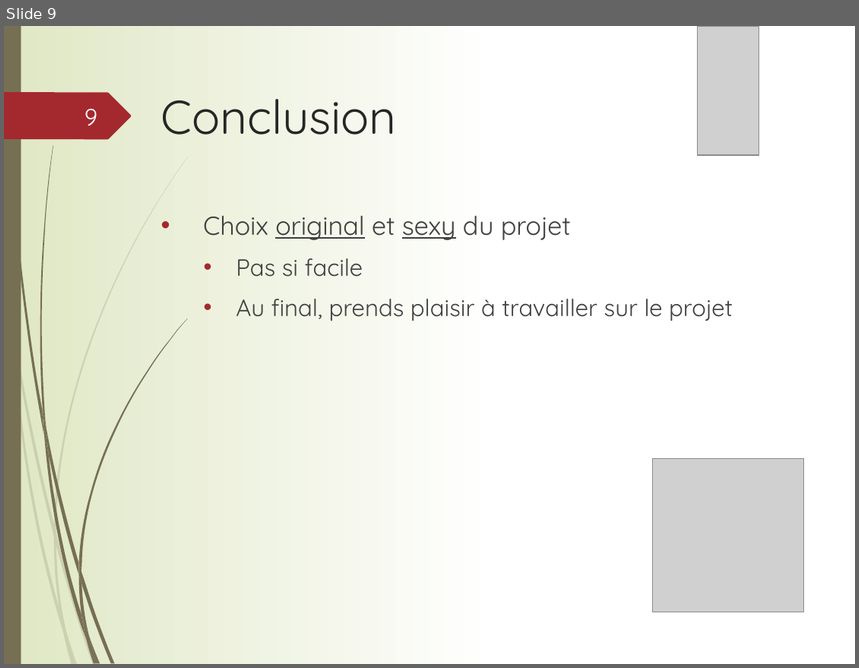
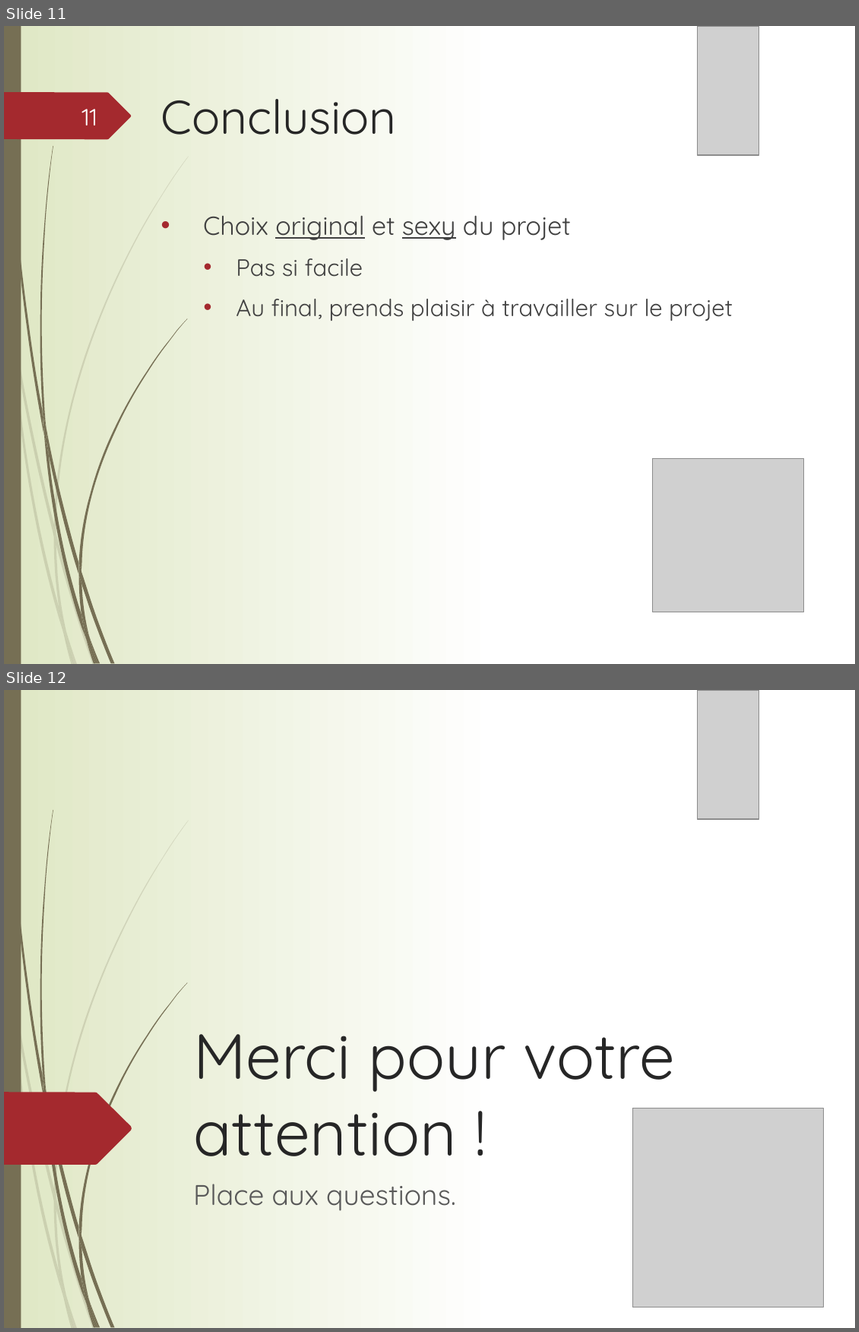
Before and after one commit to jermoret/KillerVsHealer, a slide deck: Presentation/KillerVsHealer.pptx. Shown one above the other, each under a label of ours: slide 9 before the commit, slides 11 and 12 after it. The pictures are 859x668 and 859x1332 pixels, drawn with LibreOffice and Linux fonts; fonts in the diff are those of the drawing; grey boxes stand for pictures. Boxes give left, top, right and bottom in pixels: in the first picture for what was removed or moved away, otherwise in the second. Text is boxed around its words. In the diff, an @@ line names an element or a change of style, - is before the commit and + after.

```diff
--- a/Presentation/KillerVsHealer.pptx
+++ b/Presentation/KillerVsHealer.pptx
@@ slide 12 added at (4,690,855,1328), background gradient #FFFFFF to #DFE8C4; not listed: 23 template elements that a slide beside it also shows @@
@@ picture added at (698,690,759,819) @@
@@ title added at (193,1034,675,1157), 54 pt, text #262626 @@
+Merci pour votre attention !
@@ freeform shape added at (4,1093,132,1165), fill #A4292E @@
@@ picture added at (633,1109,824,1308) @@
@@ subtitle added at (193,1184,456,1211), 24 pt, text #595959 @@
+Place aux questions.
@@ what was slide 9 is now slide 11 @@
@@ page number at (82,109,97,126): text changed @@
-9
+11
```
Also in this commit, not shown: 3 slides changed, 2 other slides added.
